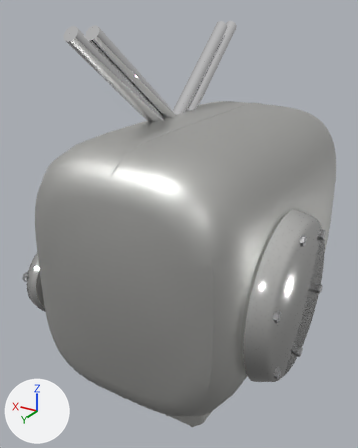
What one commit did to the glTF model assets/bike_parts/engine/vtwin_900.glb.
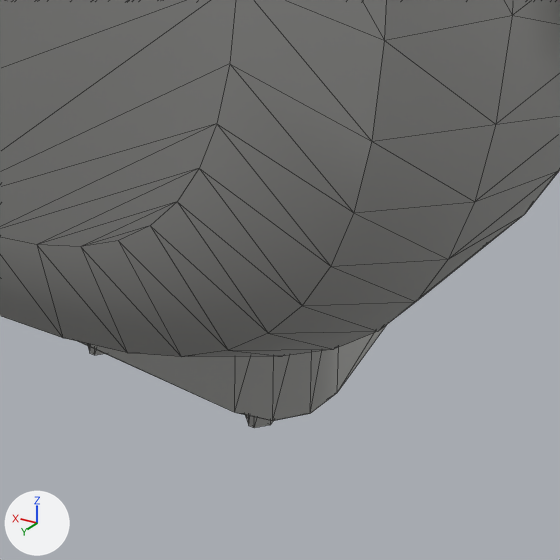
There are two pictures of each version: one whole from a camera (50 mm lens) standing at (-0.24, 0.458, 0.233) and looking at (0.023, 0.019, 0.013), one close up on the part from 43% to 67% of the width and 81% to 100% of the height. The axes (+X, +Y, +Z) are drawn at lower left. The lights are the same throughout. The first two pictures are the older version. The close-ups show mesh edges as thin lines. Objects named as collision shapes, trigger or cutter boxes, shadow casters or lower levels of detail are left out. Where no turn or scale is listed for an object, it has been applied to the vertices. Vertices at exactly the same position are counted once.

In view in the first close-up: 'lod0'.
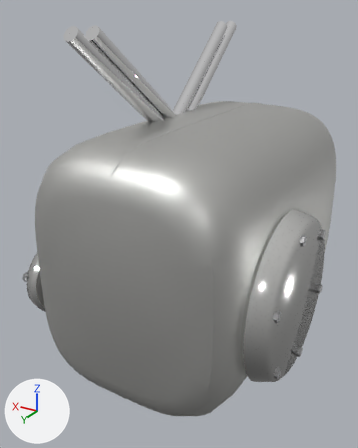
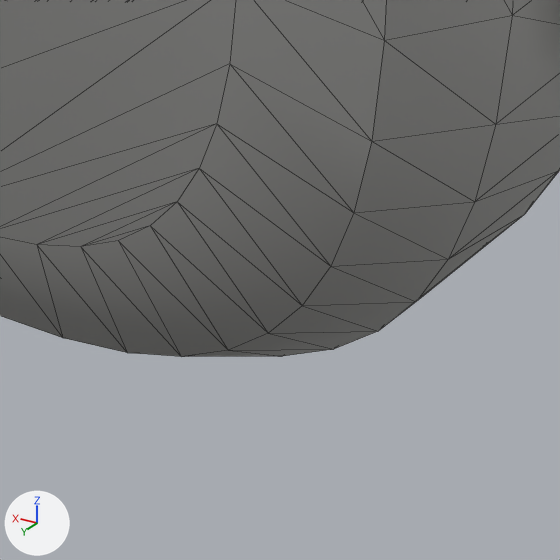
Where the change shows, as pixel boxes (x1, y1, x2, y2) in the close-ups (560 x 560 px):
'lod0', reshaped: before (0, 0, 560, 428); after (0, 0, 560, 357)
part 1 of me_lod0, deleted: before (81, 325, 386, 428)

What the commit changed:
me_lod0 is used by ob_lod0; location (0.0, 0.0, 0.0).
me_lod0 had 1920 vertices, 3744 faces and spanned x -0.135..0.136, y -0.17..0.17, z -0.174..0.222.
me_lod0 now has 1780 vertices, 3488 faces and spans x -0.135..0.136, y -0.17..0.17, z -0.131..0.222.
me_lod0 part 1: 6 loose pieces with 140 vertices, spanning x -0.06..0.06, y -0.1..0.12, z -0.174..-0.125, are deleted.
